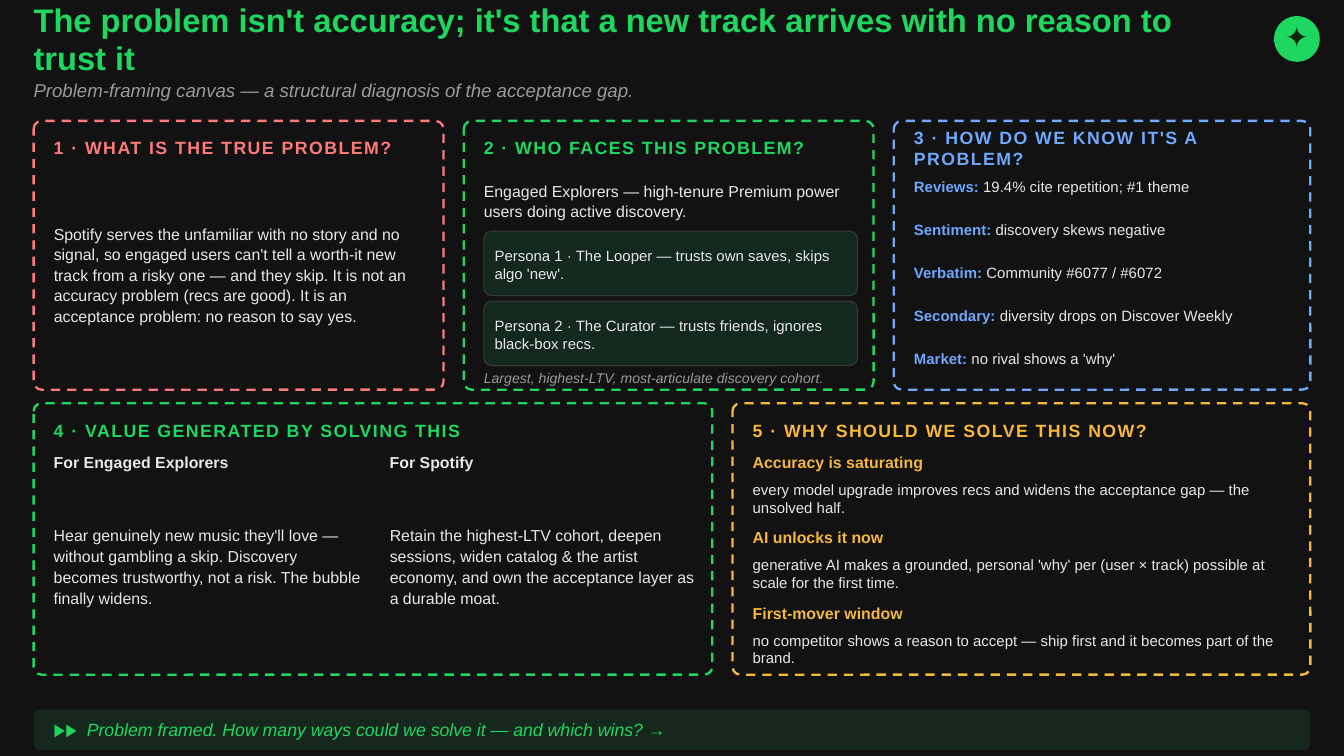
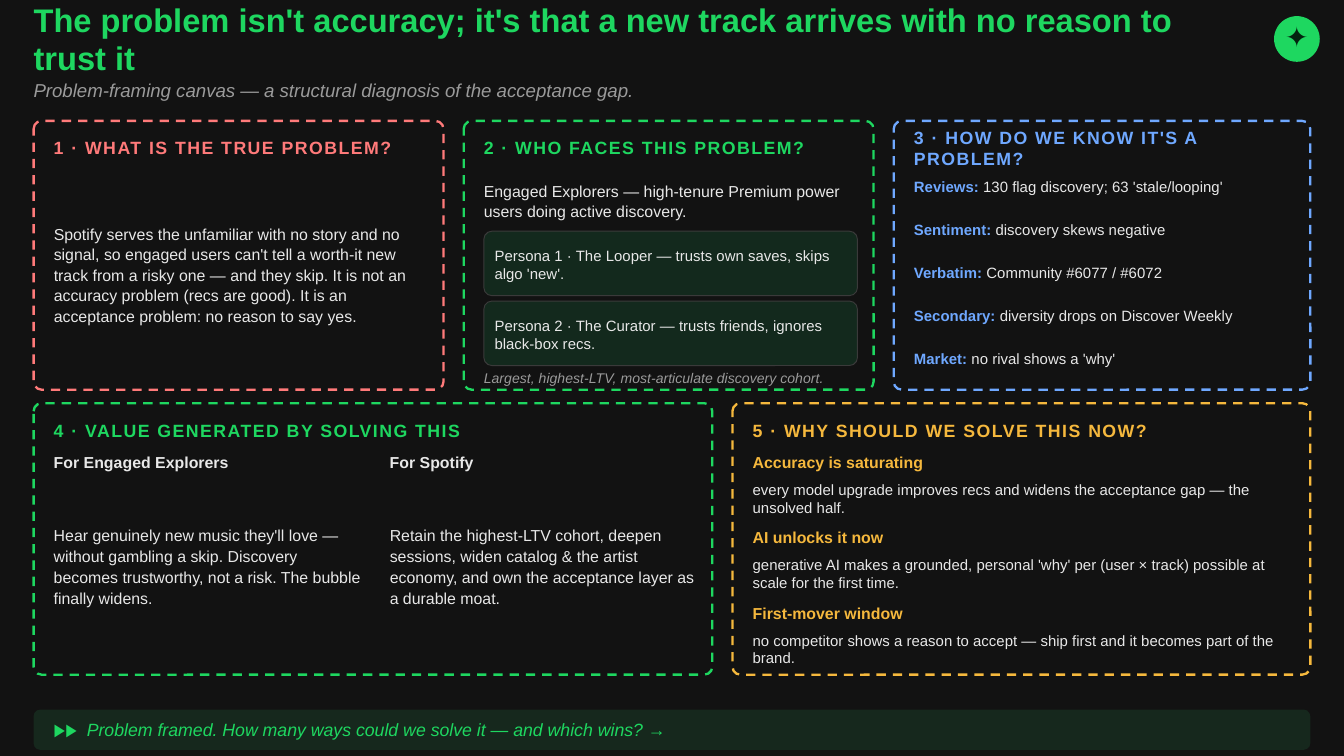
Before and after one commit to nityagupta25/spotify-discovery-engine, a slide deck: slide 4 of Off_Repeat_Deck_TopFellow.pptx. Drawn at 1344x756 pixels with LibreOffice and Linux fonts; fonts in the diff are those of the drawing. Boxes give left, top, right and bottom in pixels: in the first picture for what was removed or moved away, otherwise in the second. Text is boxed around its words. In the diff, an @@ line names an element or a change of style, - is before the commit and + after.

```diff
--- a/Off_Repeat_Deck_TopFellow.pptx
+++ b/Off_Repeat_Deck_TopFellow.pptx
@@ text at bbox=[914, 181, 1223, 195]: text changed @@
-Reviews: 19.4% cite repetition; #1 theme
+Reviews: 130 flag discovery; 63 'stale/looping'
```
Also in this commit, not shown: 4 other slides changed, 2 other files.
